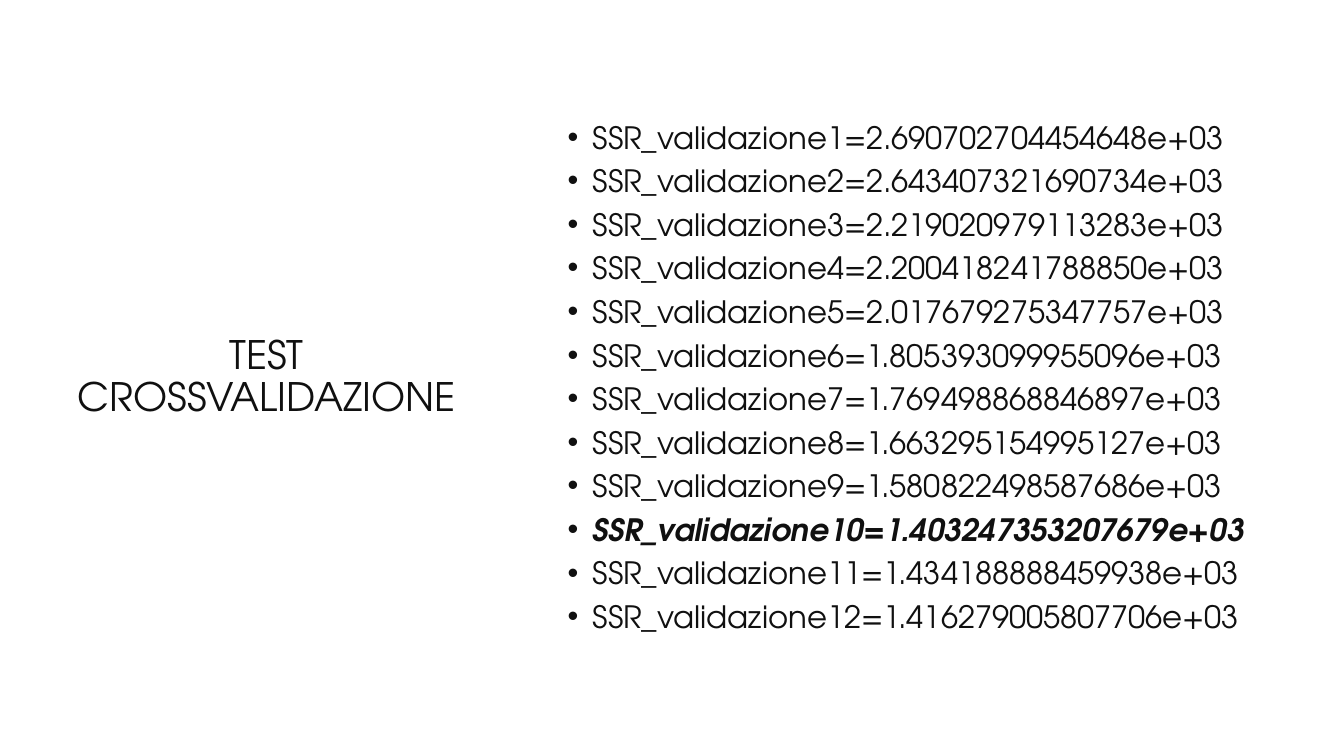
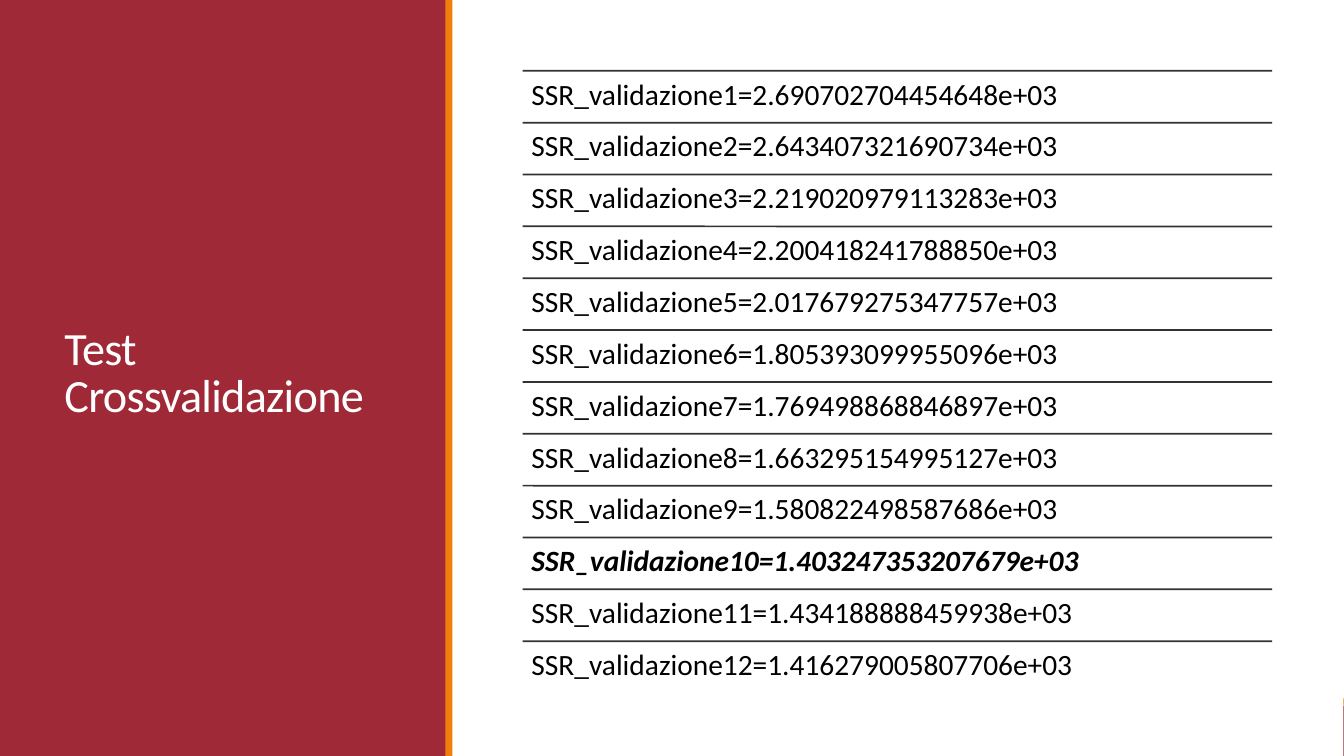
Before and after one commit to r1cky0/Italian-energy-consumption-prediction, a slide deck: slide 10 of presentazione_imad.pptx. Drawn at 1344x756 pixels with LibreOffice and Linux fonts; fonts in the diff are those of the drawing; background and template pictures are left out. Boxes give left, top, right and bottom in pixels: in the first picture for what was removed or moved away, otherwise in the second. Text is boxed around its words. In the diff, an @@ line names an element or a change of style, - is before the commit and + after.

```diff
--- a/presentazione_imad.pptx
+++ b/presentazione_imad.pptx
@@ rectangle added at <box>0,0,1344,756</box>, fill #FFFFFF @@
@@ rectangle added at <box>0,0,447,756</box>, fill #9F2936 @@
@@ rectangle added at <box>446,0,453,756</box>, fill #F07F09 @@
@@ text removed at <box>593,126,1245,632</box> @@
-• SSR_validazione1=2.690702704454648e+03
-• SSR_validazione2=2.643407321690734e+03
-• SSR_validazione3=2.219020979113283e+03
-• SSR_validazione4=2.200418241788850e+03
-• SSR_validazione5=2.017679275347757e+03
-• SSR_validazione6=1.805393099955096e+03
-• SSR_validazione7=1.769498868846897e+03
-• SSR_validazione8=1.663295154995127e+03
-• SSR_validazione9=1.580822498587686e+03
-• SSR_validazione10=1.403247353207679e+03
-• SSR_validazione11=1.434188888459938e+03
-• SSR_validazione12=1.416279005807706e+03
@@ title at <box>64,335,363,413</box>: text changed; size 28 to 33 pt; font TeX Gyre Adventor to Calibri; text colour #101010 to #FFFFFF @@
-TEST CROSSVALIDAZIONE
+Test Crossvalidazione
@@ group added at <box>523,71,1272,679</box>: 12 lines, 12 texts @@
+SSR_validazione1=2.690702704454648e+03
+SSR_validazione2=2.643407321690734e+03
+SSR_validazione3=2.219020979113283e+03
+SSR_validazione4=2.200418241788850e+03
+SSR_validazione5=2.017679275347757e+03
+SSR_validazione6=1.805393099955096e+03
+SSR_validazione7=1.769498868846897e+03
+SSR_validazione8=1.663295154995127e+03
+SSR_validazione9=1.580822498587686e+03
+SSR_validazione10=1.403247353207679e+03
+SSR_validazione11=1.434188888459938e+03
+SSR_validazione12=1.416279005807706e+03
@@ rectangle added at <box>0,706,1344,756</box>, fill #9F2936 @@
@@ rectangle added at <box>0,699,1344,706</box>, fill #F07F09 @@
```
Also in this commit, not shown: 17 other slides changed, 1 slide added, 1 slide removed, 1 other file.
